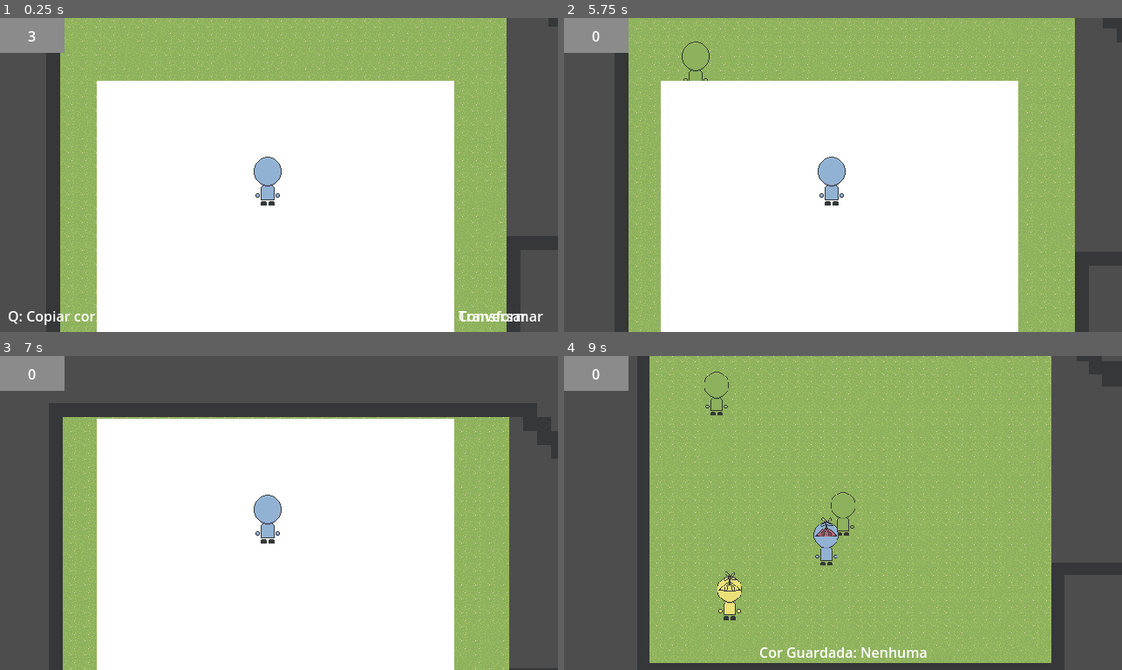
Above: before the commit, frames 1-4 (two rows, left to right).
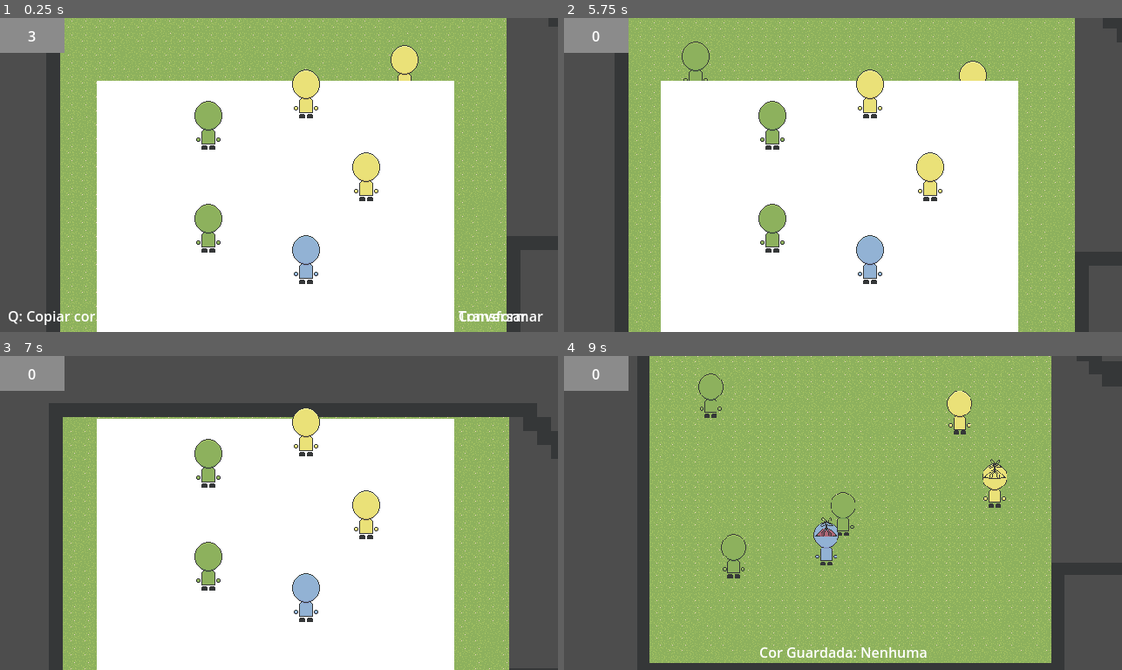
Above: after the commit, the same moments.

Repository: AugustoRemus/DetetiveGrafos
Game: Godot game, scene res://Scenes/DebugTeste/fase_debug.tscn
Same seed, same stepped clock (60 frames per second), same inputs: the game is played once before the commit and once after it.
Inputs (mouse positions are in pixels of both pictures, inside the frame that each line leads up to; where the layout moved, square brackets give the same spot in the first picture):
- Up to frame 1 (0.25 s): no input
- Up to frame 2 (5.75 s): click (932, 175) [831, 178] at 0.5 s; click (870, 256) at 1.27 s; click (770, 225) at 2.02 s; click (770, 124) at 2.77 s; click (870, 93) at 3.52 s; tap Enter at 4.25 s; move the mouse to (965, 159) at 4.27 s; hold W (up) 4.28-5.03 s; tap E (E) at 4.35 s; tap A (L) at 4.55, 5.1 s; move the mouse to (731, 190) at 5.02 s; hold S (down) from 5.03 s (still down); tap D (R) at 5.3 s
- Up to frame 3 (7 s): move the mouse to (334, 443) at 5.77 s; release S (down) at 5.78 s; hold W (up) from 5.78 s (still down); tap D (R) at 5.85 s; tap E (E) at 6.05, 6.6 s; move the mouse to (251, 575) at 6.52 s; tap A (L) at 6.8 s
- Up to frame 4 (9 s): move the mouse to (1010, 560) at 7.27 s; release W (up) at 7.28 s; hold Space (Espaco) 7.28-8.03 s; hold S (down) from 7.28 s (still down); tap D (R) at 7.55 s; tap Z (Debug) at 7.9 s; move the mouse to (675, 465) at 8.02 s; tap A (L) at 8.1 s; tap E (E) at 8.3 s; move the mouse to (870, 513) at 8.77 s; right-click (870, 513) at 8.85 s

The runs differ from the first frame. In frame 1, 3.5% of the frame differs, in the area x 34-75%, y 8-85%; in frame 2, 3.4%; in frame 3, 3.1%; in frame 4, 1.5%.

Commit message:
Plotando os NPCs no grafo

Diff:
--- a/detetivegrafos/Scenes/DebugTeste/fase_debug.tscn
+++ b/detetivegrafos/Scenes/DebugTeste/fase_debug.tscn
@@ -7,7 +7,6 @@
 [ext_resource type="PackedScene" uid="uid://cwqyfflrmmchj" path="res://Scenes/Grafo/grafo_player.tscn" id="4_diom3"]
 [ext_resource type="Resource" uid="uid://dhkt6xknhj750" path="res://ResourcesNpcs/teste/testeAmarelo.tres" id="4_k7s56"]
 [ext_resource type="Resource" uid="uid://b71e643tt8njg" path="res://ResourcesNpcs/teste/testeAzul.tres" id="5_tow86"]
-[ext_resource type="PackedScene" uid="uid://d32giarwu8rbf" path="res://Scenes/Grafo/vertice.tscn" id="5_wijf5"]
 [ext_resource type="Script" uid="uid://bmd3dfd08ts5m" path="res://Scripts/Fase/AleatorioBase.gd" id="7_0odl8"]
 [ext_resource type="Resource" uid="uid://b54b5ae8pdg2b" path="res://ResourcesNpcs/teste/testeVerde.tres" id="7_bfw4o"]
 [ext_resource type="Resource" uid="uid://be4yad5y2ibvs" path="res://ResourcesNpcs/hats/teste1.tres" id="7_lackq"]
@@ -108,14 +107,8 @@
 tempo = 4.0
 metadata/_edit_use_anchors_ = true
 
-[node name="grafoPlayer" parent="." instance=ExtResource("4_diom3")]
-
-[node name="Vertice" parent="grafoPlayer" node_paths=PackedStringArray("npc") instance=ExtResource("5_wijf5")]
-offset_left = 275.0
-offset_top = 153.0
-offset_right = 315.0
-offset_bottom = 193.0
-npc = NodePath("../../NPCs/BaseNPCs")
+[node name="grafoPlayer" parent="." node_paths=PackedStringArray("nodoDosNPC") instance=ExtResource("4_diom3")]
+nodoDosNPC = NodePath("../NPCs")
 
 [node name="TileMap" type="TileMap" parent="."]
 position = Vector2(2, 0)
@@ -159,3 +152,11 @@
 position = Vector2(-3, 83)
 resourceNPC = ExtResource("7_bfw4o")
 nodosDestino = [NodePath("../../ArrayPontos/0"), NodePath("../../ArrayPontos/4")]
+
+[node name="BaseNPCs4" parent="NPCs" instance=ExtResource("3_ywf2r")]
+position = Vector2(29, 214)
+resourceNPC = ExtResource("7_bfw4o")
+
+[node name="BaseNPCs5" parent="NPCs" instance=ExtResource("3_ywf2r")]
+position = Vector2(317, 31)
+resourceNPC = ExtResource("4_k7s56")
--- /dev/null
+++ b/detetivegrafos/Scenes/Grafo/circular_container.gd
@@ -0,0 +1,39 @@
+extends Control
+class_name CircularContainer
+
+var radius: float = 100
+var start_angle: float = 0.0
+
+@onready var grafo_player: CanvasLayer = $".."
+
+@export var vertice_scene: PackedScene = preload("res://Scenes/Grafo/vertice.tscn")
+func _ready() -> void:
+	organizar_em_circulo()
+
+func organizar_em_circulo():
+	var num_children = get_children().size()
+
+	#calcula angulo igual
+	var angle_step = 360.0 / num_children
+
+	#se tiver mt aumenta o tamanho
+	if num_children> 5:
+		var demais = num_children - 5
+		radius = demais * 10
+
+	for i in range(num_children):
+		var child = get_child(i)
+		if child is Control:
+			var angle_deg = start_angle + i * angle_step
+			var angle_rad = deg_to_rad(angle_deg)
+
+			#Calcula posição usando seno e cosseno
+			var x = radius * cos(angle_rad)
+			var y = radius * sin(angle_rad)
+
+
+			#Define posição centralizada
+			child.position = Vector2(
+				size.x / 2 + x - child.size.x / 2,
+				size.y / 2 + y - child.size.y / 2
+			)
--- a/detetivegrafos/Scenes/Grafo/grafo_player.tscn
+++ b/detetivegrafos/Scenes/Grafo/grafo_player.tscn
@@ -1,12 +1,29 @@
-[gd_scene load_steps=2 format=3 uid="uid://cwqyfflrmmchj"]
+[gd_scene load_steps=3 format=3 uid="uid://cwqyfflrmmchj"]
 
 [ext_resource type="Script" uid="uid://cth6dtgl3qcuv" path="res://Scripts/grafo_player.gd" id="1_ds4nc"]
+[ext_resource type="Script" uid="uid://b02agc5y4g24y" path="res://Scenes/Grafo/circular_container.gd" id="2_i1jcp"]
 
-[node name="grafoPlayer" type="CanvasLayer"]
+[node name="grafoPlayer" type="CanvasLayer" node_paths=PackedStringArray("circularContainer")]
 script = ExtResource("1_ds4nc")
+circularContainer = NodePath("CircularContainer")
 
 [node name="ColorRect" type="ColorRect" parent="."]
 offset_left = 111.0
 offset_top = 72.0
 offset_right = 521.0
 offset_bottom = 362.0
+
+[node name="CircularContainer" type="Control" parent="."]
+layout_mode = 3
+anchors_preset = 8
+anchor_left = 0.5
+anchor_top = 0.5
+anchor_right = 0.5
+anchor_bottom = 0.5
+offset_left = -20.0
+offset_top = -20.0
+offset_right = 20.0
+offset_bottom = 20.0
+grow_horizontal = 2
+grow_vertical = 2
+script = ExtResource("2_i1jcp")
--- a/detetivegrafos/Scripts/grafo_player.gd
+++ b/detetivegrafos/Scripts/grafo_player.gd
@@ -1,8 +1,20 @@
 extends CanvasLayer
 
-@export var vertice: Node
+@export var vertice : PackedScene = preload("res://Scenes/Grafo/vertice.tscn")
 
-@export var NPCs: Array[CharacterBody2D]
+@export var nodoDosNPC: Node
+var NPCS: Array[Node]
+
+var _matrizPlayer
+
+
+@export var circularContainer: Control
+
+func _ready() -> void:
+	pegaOsNPCs()
+	startGrafo()
+	_Teste_CriarFIlhos()
+	circularContainer.organizar_em_circulo()
 
 
 func _input(event: InputEvent) -> void:
@@ -12,3 +24,37 @@
 			visible = true
 		else:
 			visible = false
+
+func pegaOsNPCs():
+	NPCS = nodoDosNPC.get_children()
+
+func startGrafo():
+	#tanto de players
+	var n = NPCS.size()
+	#começa zerada
+	var matriz_adjacencia = []
+
+	#inicializa com zero
+	for i in range(n):
+		#cria linha zerada
+		var linha = []
+
+		#pra cada coluna
+		for j in range(n):
+			#se for o mesmo numero (diagonal) bota x
+			if (j == i):
+				linha.append("x")
+			#se n zero
+			else:
+				linha.append(0)
+		#adiciona a linha
+		matriz_adjacencia.append(linha)
+	_matrizPlayer = matriz_adjacencia
+
+func _Teste_CriarFIlhos():
+	var contador = 0
+	for filho in NPCS:
+		var botao = vertice.instantiate()
+		botao.texture_normal = NPCS[contador].resourceNPC.Rsprite
+		contador+= 1
+		circularContainer.add_child(botao)
--- a/detetivegrafos/Scripts/vertice.gd
+++ b/detetivegrafos/Scripts/vertice.gd
@@ -4,4 +4,5 @@
 
 
 func _ready() -> void:
-	texture_normal = npc.sprite.texture
+	pass
+	#texture_normal = npc.sprite.texture
Not shown: 1 places in detetivegrafos/Scenes/DebugTeste/fase_debug.tscn that only renumber resources
Not shown, added: detetivegrafos/Scenes/Grafo/circular_container.gd.uid
